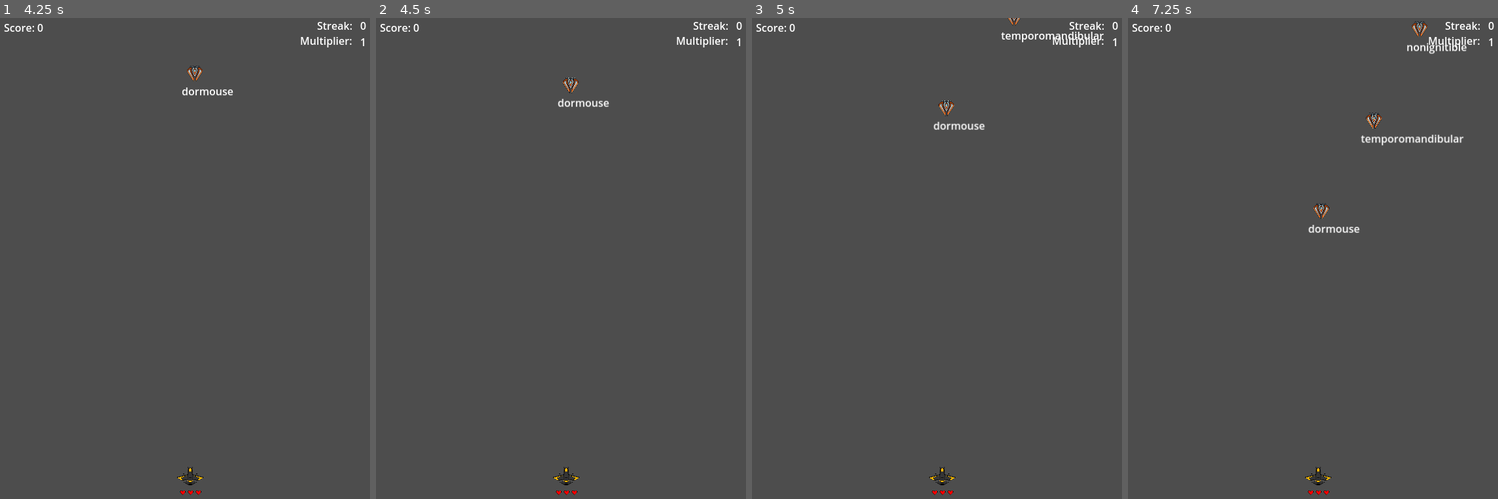
Above: before the commit, frames 1-4 (left to right).
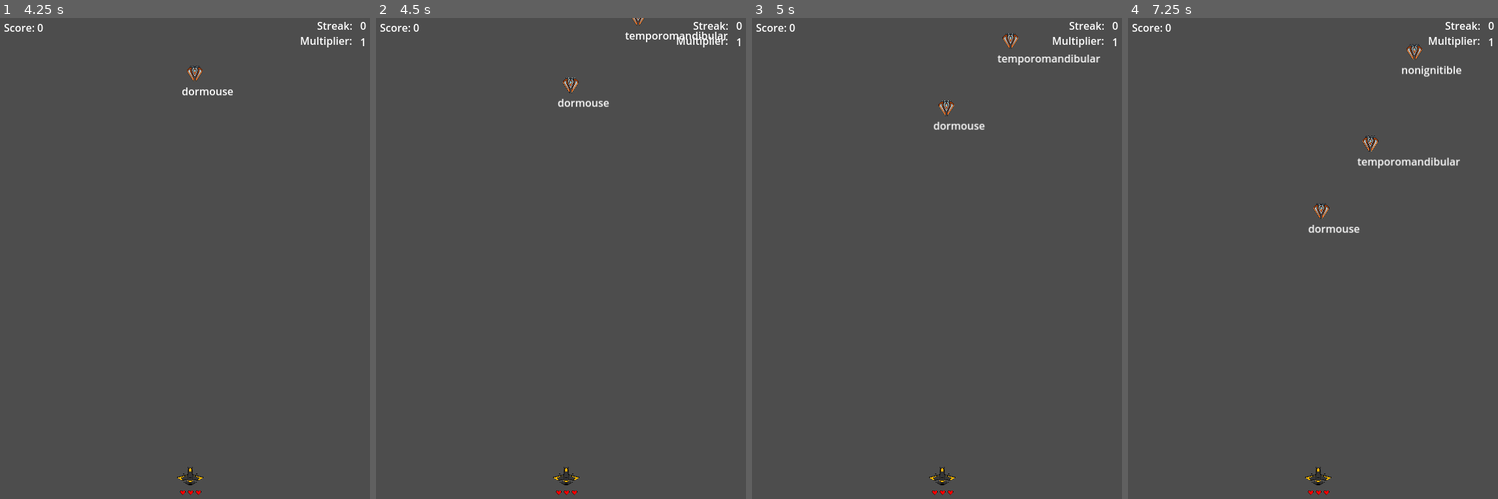
Above: after the commit, the same moments.

Repository: emilabraham/SimpleType
Game: Godot game, scene res://main.tscn
Same seed, same stepped clock (60 frames per second), same inputs: the game is played once before the commit and once after it. The engine's default icon, where the game draws it, is replaced by a stand-in: a white triangle on a blue panel in a dark square.
Inputs:
- Up to frame 1 (4.25 s): tap Enter at 0.5, 2 s; tap Space at 1.25, 2.75 s
- Up to frame 2 (4.5 s): tap Enter at 4.25 s
- Up to frame 3 (5 s): no input
- Up to frame 4 (7.25 s): no input

Frame 1 is identical in both runs. In frame 2, 0.2% of the frame differs, in the area x 67-96%, y 0-6%; in frame 3, 0.6%; in frame 4, 1.1%, in the area x 62-92%, y 0-32%.

Commit message:
fix type warning for time

Diff:
--- a/MapState.gd
+++ b/MapState.gd
@@ -8,8 +8,8 @@
 var map_index: int = -1
 var map: Array
 var waiting_for_screen_clear: bool = false
-var time_start: int = 0
-var time_now: int = 0
+var time_start: float = 0
+var time_now: float = 0
 var time_index: int = 0
 
 # Called when the node enters the scene tree for the first time.
